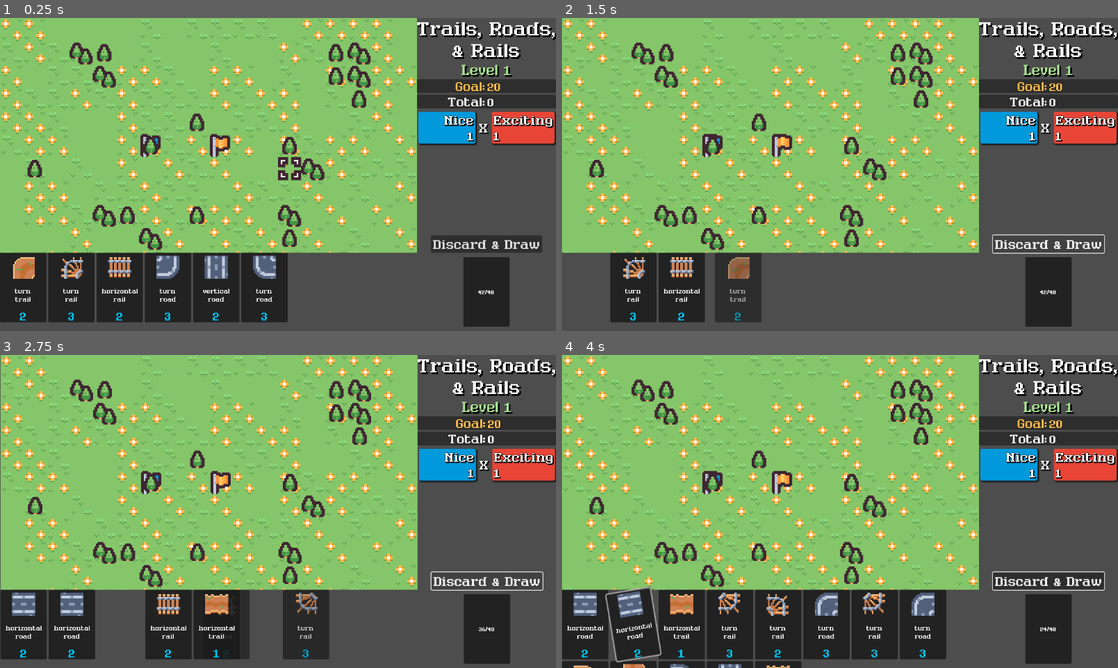
Above: before the commit, frames 1-4 (two rows, left to right).
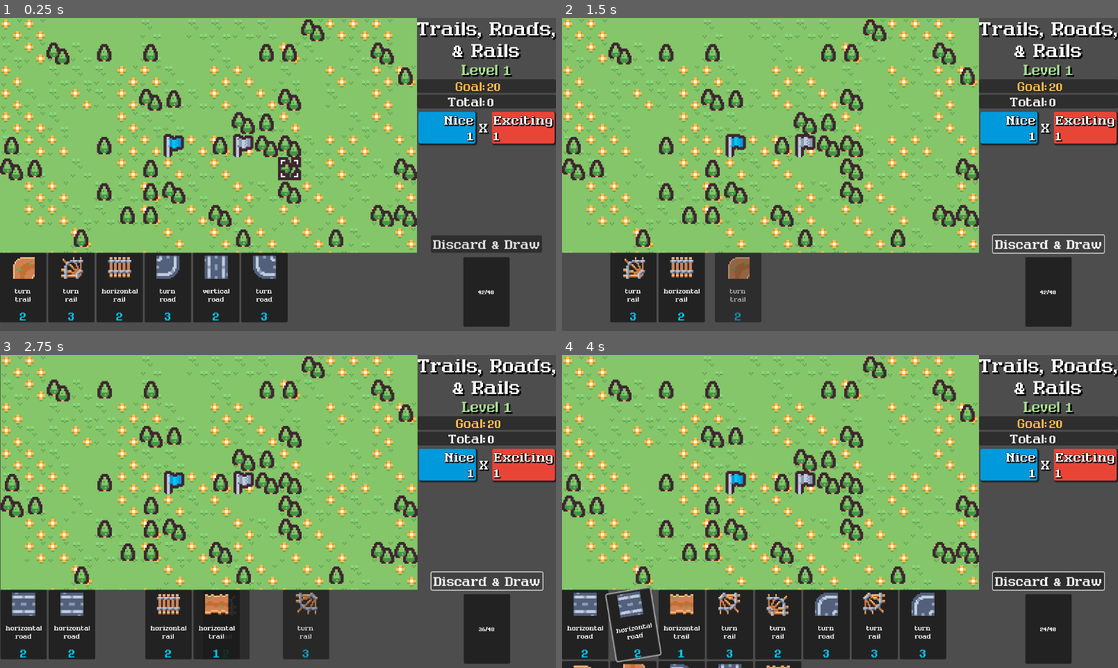
Above: after the commit, the same moments.

Repository: nuzcraft/trails-roads-rails
Game: Godot game, scene res://scenes/main.tscn
The game is run twice, just before and just after one commit, with the same random seed, the same clock (stepped at 60 frames per second) and the same inputs.
Inputs (mouse positions are in pixels of both pictures, inside the frame that each line leads up to):
- Up to frame 1 (0.25 s): no input
- Up to frame 2 (1.5 s): click "Discard & Draw" at 0.5 s; click "Discard & Draw" at 1.25 s
- Up to frame 3 (2.75 s): click "Discard & Draw" at 2 s
- Up to frame 4 (4 s): move the mouse to (584, 624) at 2.77 s; click (584, 624) at 2.92 s; move the mouse to (634, 624) at 3.52 s; click (634, 624) at 3.67 s

The runs differ from the first frame. In frame 1, 7.2% of the frame differs, in the area x 0-75%, y 0-75%; in frame 2, 7.3%; in frame 3, 7.4%, in the area x 0-76%, y 0-75%; in frame 4, 7.3%.

Commit message:
added forest randomization

Diff:
--- a/scenes/main.gd
+++ b/scenes/main.gd
@@ -233,6 +233,13 @@
 			add_card_to_hand(crd)
 
 func generate_map(lvl: int) -> Array[Vector2]:
+	# generate features (forest)
+	tile_map_layer_feature.clear()
+	for x in 18:
+		for y in 10:
+			if randf() <= 0.2 - (lvl * 0.01):
+				tile_map_layer_feature.set_cell(Vector2(x, y), 0, FOREST_ATLAS.pick_random())
+	# generate source/target flags
 	var src: Vector2
 	var trgt: Vector2
 	const GREY_FLAG_ATLAS := Vector2(16, 0)
@@ -243,11 +250,16 @@
 	var flag_array: Array[Vector2] = [GREY_FLAG_ATLAS, GREEN_FLAG_ATLAS,\
 		BLUE_FLAG_ATLAS, RED_FLAG_ATLAS, ORANGE_FLAG_ATLAS]
 
-	src = Vector2(randi_range(6, 7), randi_range(4, 6))
-	trgt = Vector2(randi_range(9, 10), randi_range(4, 6))
+	var min_x: int = floor(6 - (float(7) / float(12) * (lvl - 1))) # floor(7 - (7/12 * (A3 - 1)))
+	var max_x: int = floor(10 + (float(7) / float(12) * (lvl - 1)))
+	var min_y: int = 4 -lvl/3
+	var max_y: int = 6 + lvl/3
+
+	src = Vector2(randi_range(min_x, 7), randi_range(min_y, max_y))
+	trgt = Vector2(randi_range(9, max_x), randi_range(min_y, max_y))
 	while src.distance_to(trgt) < 3:
-		src = Vector2(randi_range(6, 10), randi_range(4, 6))
-		trgt = Vector2(randi_range(6, 10), randi_range(4, 6))
+		src = Vector2(randi_range(min_x, 7), randi_range(min_y, max_y))
+		trgt = Vector2(randi_range(9, max_x), randi_range(min_y, max_y))
 	tile_map_layer_path.clear()
 	tile_map_layer_path.set_cell(src, 0, flag_array.pick_random())
 	tile_map_layer_path.set_cell(trgt, 0, flag_array.pick_random())
--- a/scenes/main.tscn
+++ b/scenes/main.tscn
@@ -126,7 +126,7 @@
 tile_set = ExtResource("1_ow657")
 
 [node name="GridCursor" parent="Control/SubViewportContainer/SubViewport" instance=ExtResource("2_7h2p8")]
-position = Vector2(888, 408)
+position = Vector2(728, 216)
 
 [node name="SubViewport2" type="SubViewport" parent="Control/SubViewportContainer"]
 transparent_bg = true
Not shown, added: screenshots/009_a_game.gif
